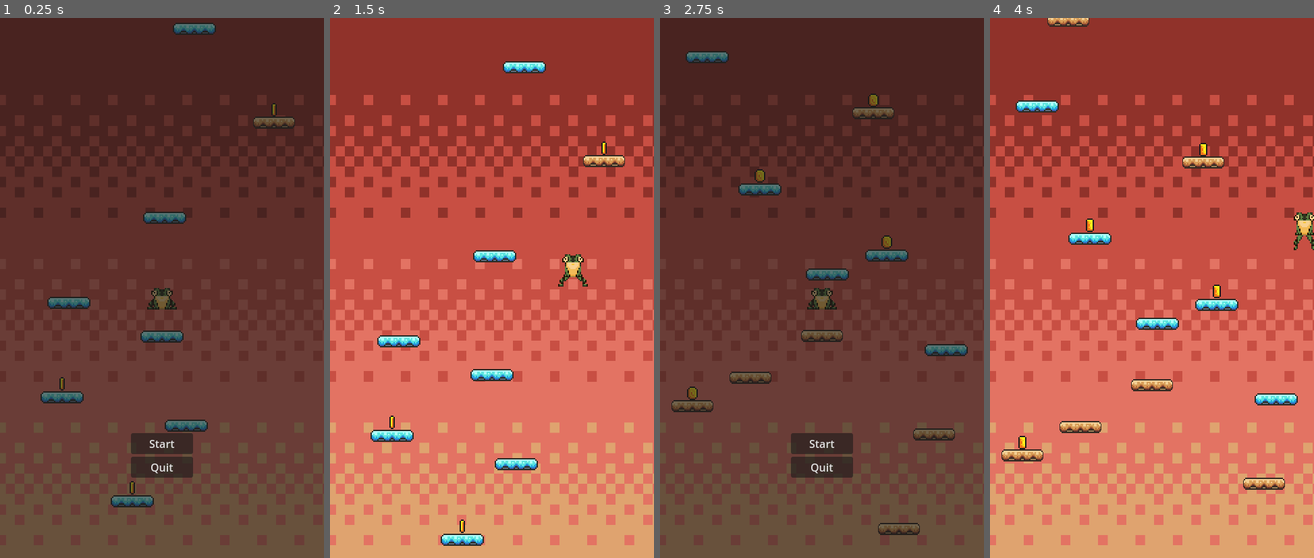
Above: before the commit, frames 1-4 (left to right).
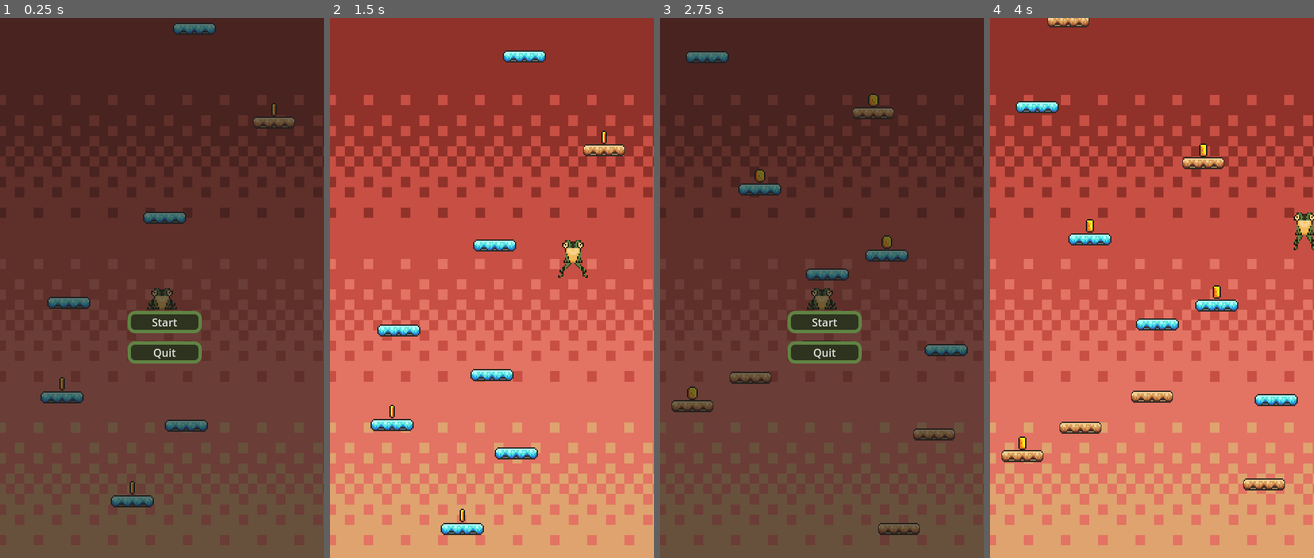
Above: after the commit, the same moments.

Repository: stefko-jam/Game_Jam
Game: Godot game, scene res://scenes/game.tscn
The game is run twice, just before and just after one commit, with the same random seed, the same clock (stepped at 60 frames per second) and the same inputs.
Inputs:
- Up to frame 1 (0.25 s): no input
- Up to frame 2 (1.5 s): click "Start" at 0.5 s; hold D (right) from 1.28 s (still down)
- Up to frame 3 (2.75 s): release D (right) at 2 s; click "Restart" at 2 s
- Up to frame 4 (4 s): click "Start" at 2.75 s; hold D (right) from 3.53 s (still down)

The runs differ from the first frame. In frame 1, 3.5% of the frame differs, in the area x 39-63%, y 54-86%; in frame 2, 4.2%, in the area x 12-92%, y 6-98%; in frame 3, 3.4%; in frame 4, 1.7%.

Commit message:
Styling Menus

Diff:
--- /dev/null
+++ b/assets/styles/hover_button.tres
@@ -0,0 +1,14 @@
+[gd_resource type="StyleBoxFlat" format=3 uid="uid://dyo08diipuxhs"]
+
+[resource]
+bg_color = Color(0.180392, 0.2, 0.121569, 1)
+border_width_left = 5
+border_width_top = 5
+border_width_right = 5
+border_width_bottom = 5
+corner_radius_top_left = 10
+corner_radius_top_right = 10
+corner_radius_bottom_right = 10
+corner_radius_bottom_left = 10
+expand_margin_left = 5.0
+expand_margin_right = 5.0
--- /dev/null
+++ b/assets/styles/normal_button.tres
@@ -0,0 +1,15 @@
+[gd_resource type="StyleBoxFlat" format=3 uid="uid://bftq1yqep6822"]
+
+[resource]
+bg_color = Color(0.180392, 0.2, 0.121569, 1)
+border_width_left = 5
+border_width_top = 5
+border_width_right = 5
+border_width_bottom = 5
+border_color = Color(0.376471, 0.513726, 0.262745, 1)
+corner_radius_top_left = 10
+corner_radius_top_right = 10
+corner_radius_bottom_right = 10
+corner_radius_bottom_left = 10
+expand_margin_left = 5.0
+expand_margin_right = 5.0
--- /dev/null
+++ b/assets/styles/theme_button.tres
@@ -0,0 +1,8 @@
+[gd_resource type="Theme" load_steps=3 format=3 uid="uid://dbik2ws2p45a1"]
+
+[ext_resource type="StyleBox" uid="uid://dyo08diipuxhs" path="res://assets/styles/hover_button.tres" id="1_uqe1n"]
+[ext_resource type="StyleBox" uid="uid://bftq1yqep6822" path="res://assets/styles/normal_button.tres" id="2_1dtqe"]
+
+[resource]
+Button/styles/hover = ExtResource("1_uqe1n")
+Button/styles/normal = ExtResource("2_1dtqe")
--- a/scenes/game.tscn
+++ b/scenes/game.tscn
@@ -10,13 +10,19 @@
 [ext_resource type="PackedScene" uid="uid://dpifnm2ff81j6" path="res://scenes/main_menu.tscn" id="8_gee14"]
 [ext_resource type="PackedScene" uid="uid://n75x0vagelgt" path="res://scenes/game_over.tscn" id="9_0tnpc"]
 
-[sub_resource type="WorldBoundaryShape2D" id="WorldBoundaryShape2D_iywne"]
+[sub_resource type="TileSet" id="TileSet_0tnpc"]
 
 [sub_resource type="WorldBoundaryShape2D" id="WorldBoundaryShape2D_lnu2h"]
 distance = -55.0
 
+[sub_resource type="WorldBoundaryShape2D" id="WorldBoundaryShape2D_iywne"]
+
 [node name="Game" type="Node2D"]
 script = ExtResource("1_gee14")
+
+[node name="TileMap" type="TileMap" parent="."]
+tile_set = SubResource("TileSet_0tnpc")
+format = 2
 
 [node name="Background" type="CanvasLayer" parent="."]
 layer = -100
@@ -36,28 +42,11 @@
 scale = Vector2(0.458339, 0.458339)
 texture = ExtResource("7_u5sy4")
 
-[node name="Player" parent="." instance=ExtResource("2_lnu2h")]
-position = Vector2(-1, -28)
-
-[node name="Camera2D" type="Camera2D" parent="Player"]
-scale = Vector2(-2.52921, 0.479767)
-zoom = Vector2(2, 2)
-drag_vertical_enabled = true
-script = ExtResource("3_lnu2h")
-
-[node name="killzone" parent="Player/Camera2D" instance=ExtResource("4_lbhrr")]
-position = Vector2(0.26032, -134.489)
-scale = Vector2(0.357332, 0.979668)
-
-[node name="CollisionShape2D" type="CollisionShape2D" parent="Player/Camera2D/killzone"]
-position = Vector2(8.12332, 633.012)
-shape = SubResource("WorldBoundaryShape2D_iywne")
-
 [node name="Platforms" type="Node2D" parent="."]
 script = ExtResource("1_lnu2h")
 
 [node name="Platform" parent="Platforms" instance=ExtResource("1_yqjtg")]
-position = Vector2(-1, 8)
+position = Vector2(-1, 16)
 
 [node name="Boundarys" type="Node" parent="."]
 
@@ -76,6 +65,23 @@
 rotation = -1.5708
 shape = SubResource("WorldBoundaryShape2D_lnu2h")
 
+[node name="Player" parent="." instance=ExtResource("2_lnu2h")]
+position = Vector2(-1, -28)
+
+[node name="Camera2D" type="Camera2D" parent="Player"]
+scale = Vector2(-2.52921, 0.479767)
+zoom = Vector2(2, 2)
+drag_vertical_enabled = true
+script = ExtResource("3_lnu2h")
+
+[node name="killzone" parent="Player/Camera2D" instance=ExtResource("4_lbhrr")]
+position = Vector2(0.26032, -134.489)
+scale = Vector2(0.357332, 0.979668)
+
+[node name="CollisionShape2D" type="CollisionShape2D" parent="Player/Camera2D/killzone"]
+position = Vector2(8.12332, 633.012)
+shape = SubResource("WorldBoundaryShape2D_iywne")
+
 [node name="HUD" type="CanvasLayer" parent="."]
 
 [node name="GameOver" parent="HUD" instance=ExtResource("9_0tnpc")]
--- a/scenes/game_over.tscn
+++ b/scenes/game_over.tscn
@@ -2,11 +2,10 @@
 
 [ext_resource type="Script" uid="uid://ds35ysd6bi34t" path="res://scenes/game_over.gd" id="1_xeevv"]
 [ext_resource type="Texture2D" uid="uid://og58767e3hhf" path="res://assets/sprites/death_screen.png" id="2_wqhvx"]
+[ext_resource type="Theme" uid="uid://dbik2ws2p45a1" path="res://assets/styles/theme_button.tres" id="3_tbwuq"]
 
 [sub_resource type="StyleBoxTexture" id="StyleBoxTexture_wqhvx"]
 texture = ExtResource("2_wqhvx")
-
-[sub_resource type="Theme" id="Theme_wqhvx"]
 
 [node name="GameOver" type="Control"]
 layout_mode = 3
@@ -33,10 +32,10 @@
 anchor_top = 0.5
 anchor_right = 0.5
 anchor_bottom = 0.5
-offset_left = -114.0
-offset_top = -114.0
-offset_right = 114.0
-offset_bottom = 114.0
+offset_left = -124.0
+offset_top = -124.0
+offset_right = 124.0
+offset_bottom = 124.0
 grow_horizontal = 2
 grow_vertical = 2
 theme_override_styles/panel = SubResource("StyleBoxTexture_wqhvx")
@@ -48,19 +47,20 @@
 anchor_top = 1.0
 anchor_right = 0.5
 anchor_bottom = 1.0
-offset_left = -55.0
-offset_top = -351.0
-offset_right = 56.0
-offset_bottom = -311.0
+offset_left = -67.5
+offset_top = -347.0
+offset_right = 82.5
+offset_bottom = -302.0
 grow_horizontal = 2
 grow_vertical = 0
+theme_override_constants/separation = 25
 
 [node name="RestartButton" type="Button" parent="HBoxContainer"]
 layout_mode = 2
-theme = SubResource("Theme_wqhvx")
-theme_override_colors/icon_normal_color = Color(0.376471, 0.513726, 0.266667, 1)
+theme = ExtResource("3_tbwuq")
 text = "Restart"
 
 [node name="QuitButton" type="Button" parent="HBoxContainer"]
 layout_mode = 2
+theme = ExtResource("3_tbwuq")
 text = "Quit"
--- a/scenes/main_menu.tscn
+++ b/scenes/main_menu.tscn
@@ -1,6 +1,9 @@
-[gd_scene load_steps=2 format=3 uid="uid://dpifnm2ff81j6"]
+[gd_scene load_steps=4 format=3 uid="uid://dpifnm2ff81j6"]
 
 [ext_resource type="Script" uid="uid://dbkebwmjw0l1k" path="res://scripts/main_menu.gd" id="1_l6cm7"]
+[ext_resource type="Theme" uid="uid://dbik2ws2p45a1" path="res://assets/styles/theme_button.tres" id="2_ekxnf"]
+
+[sub_resource type="AtlasTexture" id="AtlasTexture_wu84c"]
 
 [node name="MainMenu" type="Control"]
 layout_mode = 3
@@ -36,15 +39,21 @@
 anchor_right = 0.5
 anchor_bottom = 1.0
 offset_left = -46.0
-offset_top = -66.0
-offset_right = 46.0
+offset_top = -247.0
+offset_right = 54.0
+offset_bottom = -147.0
 grow_horizontal = 2
 grow_vertical = 0
+theme_override_constants/separation = 12
 
 [node name="StartButton" type="Button" parent="VBoxContainer"]
 layout_mode = 2
+theme = ExtResource("2_ekxnf")
+theme_override_icons/icon = SubResource("AtlasTexture_wu84c")
 text = "Start"
+icon_alignment = 1
 
 [node name="QuitButton" type="Button" parent="VBoxContainer"]
 layout_mode = 2
+theme = ExtResource("2_ekxnf")
 text = "Quit"
Not shown, added: assets/sprites/buttonexit.png.import
Not shown, added: assets/sprites/buttonhome.png.import
Not shown, added: assets/sprites/buttonplay.png.import
Not shown, added: assets/sprites/buttonretry.png.import
Not shown, added: assets/sprites/buttons_deathsplash.png.import
Not shown: 1 places in scenes/game.tscn that only renumber resources
Not shown, added: assets/sprites/.DS_Store
